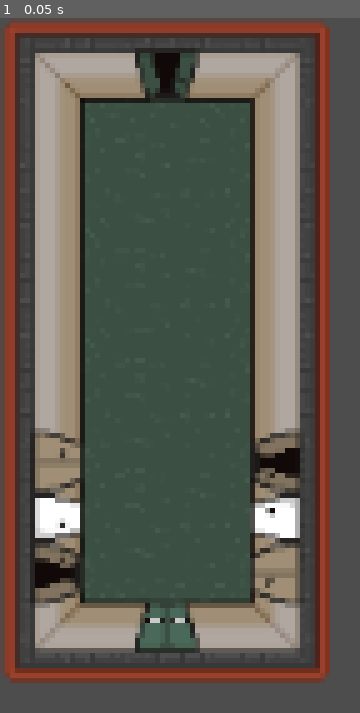
Above: before the commit, frame 1.
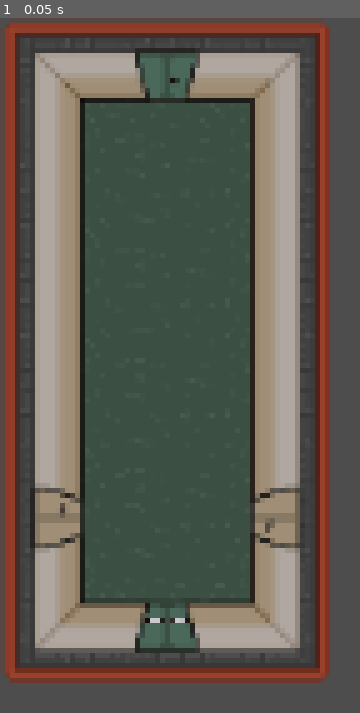
Above: after the commit, the same moment.

Repository: ryuk4real/the-binding-of-UNICAL
Game: Godot game, scene res://rooms/inner_hallway/inner_hallway_34.tscn
Two runs of this game, one before a commit and one after it. Both use one fixed random seed, a clock stepped at 60 frames per second and the inputs below. This scene is started directly instead of the project's main scene.
Inputs:
- Up to frame 1 (0.05 s): no input

The runs differ from the first frame. In frame 1, 5.9% of the frame differs, in the area x 9-84%, y 5-85%.
Error in both runs: Invalid access to property or key 'type' on a base object of type 'Nil'. (res://rooms/doors/door.gd:8)

Commit message:
Added the standard classroom door (inside the room) and changed collider

Diff:
--- a/rooms/doors/classroom_door.tscn
+++ b/rooms/doors/classroom_door.tscn
@@ -11,3 +11,5 @@
 
 [node name="Sprite2D" parent="." index="0"]
 texture = SubResource("AtlasTexture_u21sd")
+hframes = 2
+frame = 1
--- /dev/null
+++ b/rooms/doors/classroom_door_inside.tscn
@@ -0,0 +1,14 @@
+[gd_scene load_steps=4 format=3 uid="uid://cjyautslvt88u"]
+
+[ext_resource type="PackedScene" uid="uid://c6kmyiqwxj71h" path="res://rooms/doors/door.tscn" id="1_iid61"]
+[ext_resource type="Texture2D" uid="uid://ojk3s4n7tpnm" path="res://rooms/classroom/standard_classroom/standard_classroom.png" id="2_hmjde"]
+
+[sub_resource type="AtlasTexture" id="AtlasTexture_3lutf"]
+atlas = ExtResource("2_hmjde")
+region = Rect2(0, 96, 64, 32)
+
+[node name="Door" instance=ExtResource("1_iid61")]
+
+[node name="Sprite2D" parent="." index="0"]
+texture = SubResource("AtlasTexture_3lutf")
+hframes = 2
--- a/rooms/doors/door.tscn
+++ b/rooms/doors/door.tscn
@@ -11,5 +11,5 @@
 [node name="Sprite2D" type="Sprite2D" parent="."]
 
 [node name="Collider" type="CollisionShape2D" parent="."]
-position = Vector2(0, -0.5)
+position = Vector2(0, 1)
 shape = SubResource("RectangleShape2D_gded3")
--- a/rooms/doors/hallway_door.tscn
+++ b/rooms/doors/hallway_door.tscn
@@ -12,3 +12,4 @@
 [node name="Sprite2D" parent="." index="0"]
 texture = SubResource("AtlasTexture_4hl35")
 hframes = 2
+frame = 1
